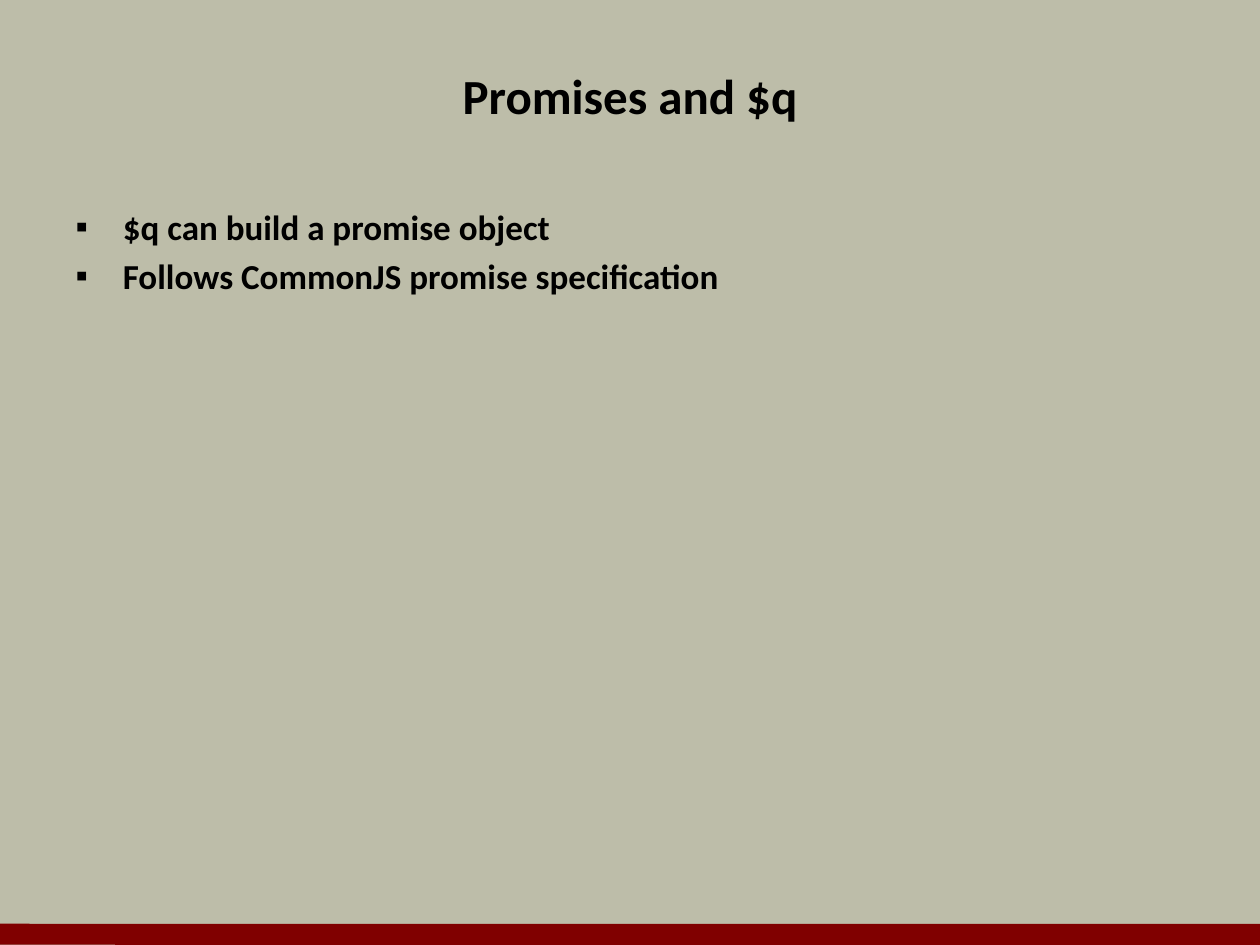
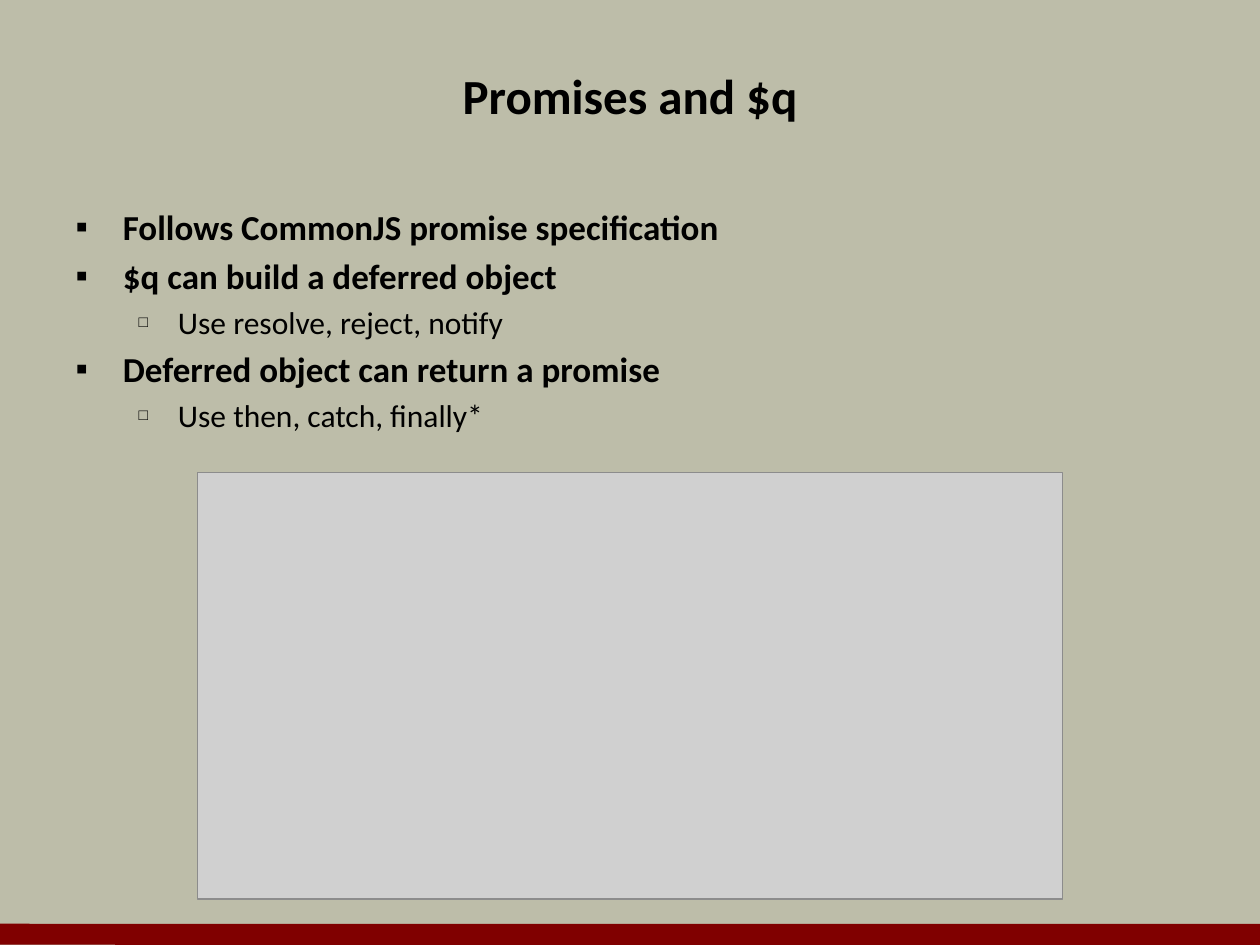
Before and after one commit to OdeToCode/classes, a slide deck: slide 7 of angularjs/slides/04_Services.pptx (slide 8 before the commit). Drawn at 1260x945 pixels with LibreOffice and Linux fonts; fonts in the diff are those of the drawing; grey boxes stand for pictures; background and template pictures are left out. Boxes give left, top, right and bottom in pixels: in the first picture for what was removed or moved away, otherwise in the second. Text is boxed around its words. In the diff, an @@ line names an element or a change of style, - is before the commit and + after.

```diff
--- a/angularjs/slides/04_Services.pptx
+++ b/angularjs/slides/04_Services.pptx
@@ text at [123,215,550,246]: paragraph removed @@
-▪ $q can build a promise object
@@ text at [123,264,660,432]: paragraphs added @@
+▪ $q can build a deferred object
+  □ Use resolve, reject, notify
+▪ Deferred object can return a promise
+  □ Use then, catch, finally*
@@ picture added at [198,472,1062,900] @@
```
Also in this commit, not shown: 14 other slides changed, 5 slides added, 7 slides removed, 36 other files.
